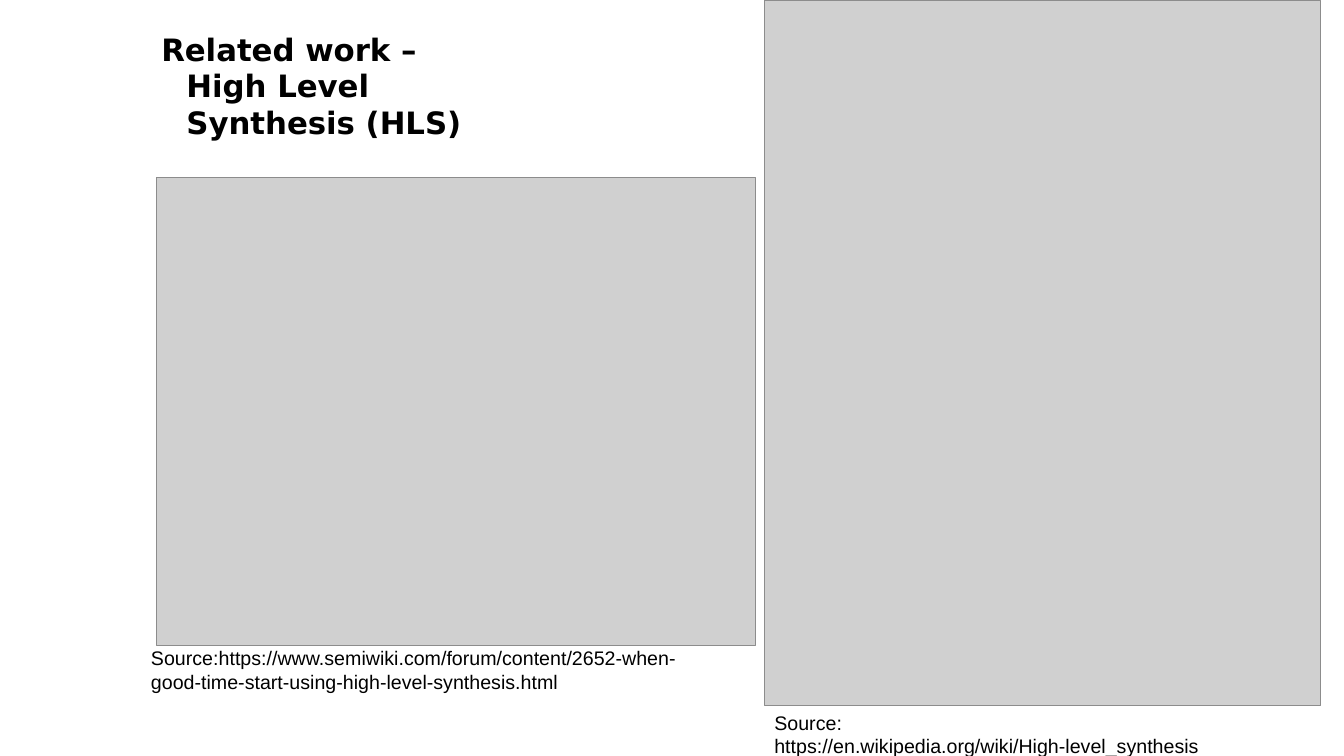
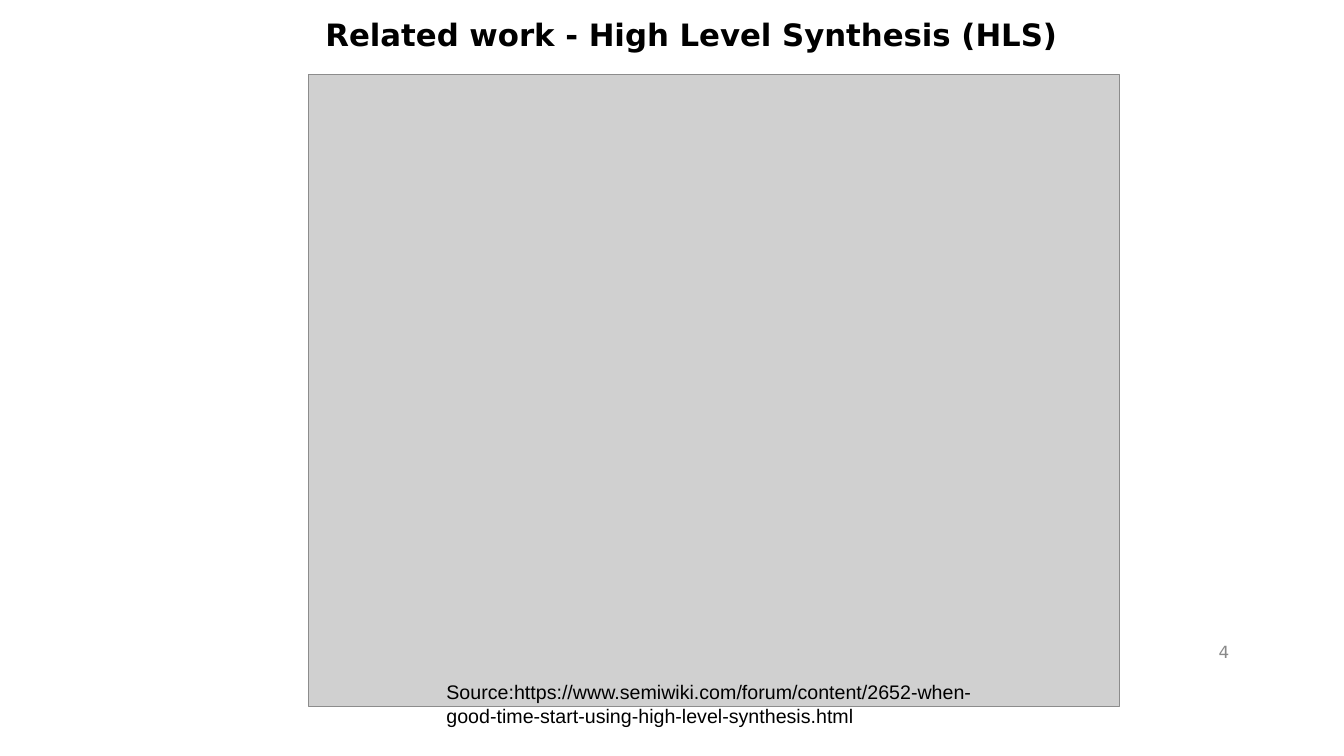
Before and after one commit to gasparka/thesis, a slide deck: slide 4 of presentation.odp (slide 5 before the commit). Drawn at 1344x756 pixels with LibreOffice and Linux fonts; fonts in the diff are those of the drawing; grey boxes stand for pictures; background and template pictures are left out. Boxes give left, top, right and bottom in pixels: in the first picture for what was removed or moved away, otherwise in the second. Text is boxed around its words. In the diff, an @@ line names an element or a change of style, - is before the commit and + after.

```diff
--- a/presentation.odp
+++ b/presentation.odp
@@ text at box(325, 22, 1057, 53): text changed @@
-Related work – High Level Synthesis (HLS)
+Related work - High Level Synthesis (HLS)
@@ picture removed at box(764, 0, 1321, 706) @@
@@ picture: place and size @@
-picture at box(157, 177, 756, 645)
+picture at box(309, 75, 1119, 707)
@@ page number added at box(1219, 646, 1230, 658), 12 pt, text #898989 @@
+4
@@ text "Source:https://www.semiwiki.com/forum/content/2652-when-good ...": place and size @@
-text "Source:https://www.semiwiki.com/forum/content/2652-when-good ..." at box(151, 650, 676, 693)
+text "Source:https://www.semiwiki.com/forum/content/2652-when-good ..." at box(446, 684, 971, 727)
@@ text removed at box(774, 716, 1198, 756) @@
-Source:
-https://en.wikipedia.org/wiki/High-level_synthesis
```
Also in this commit, not shown: 8 other slides changed, 2 slides added, 4 slides removed, 1 other file.
